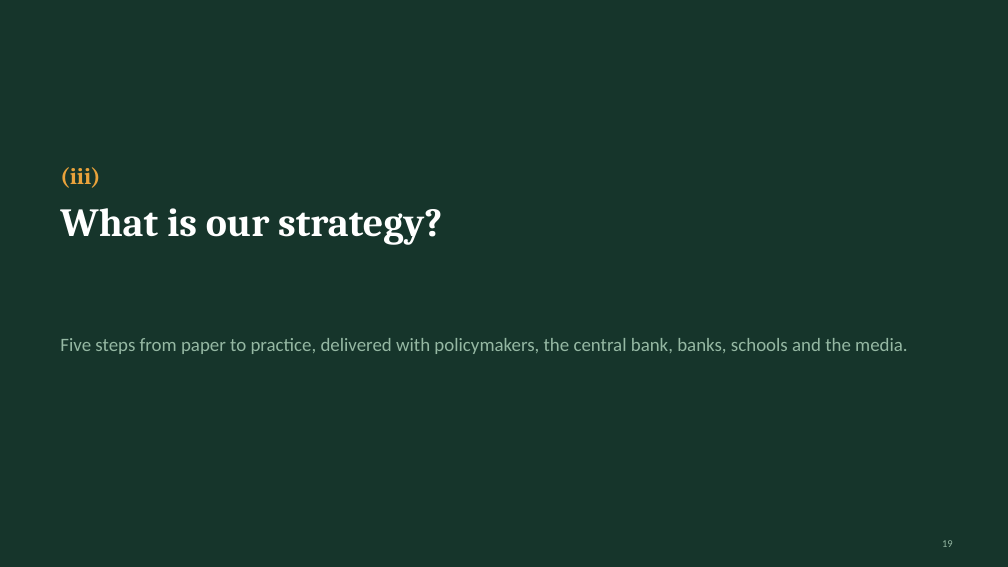
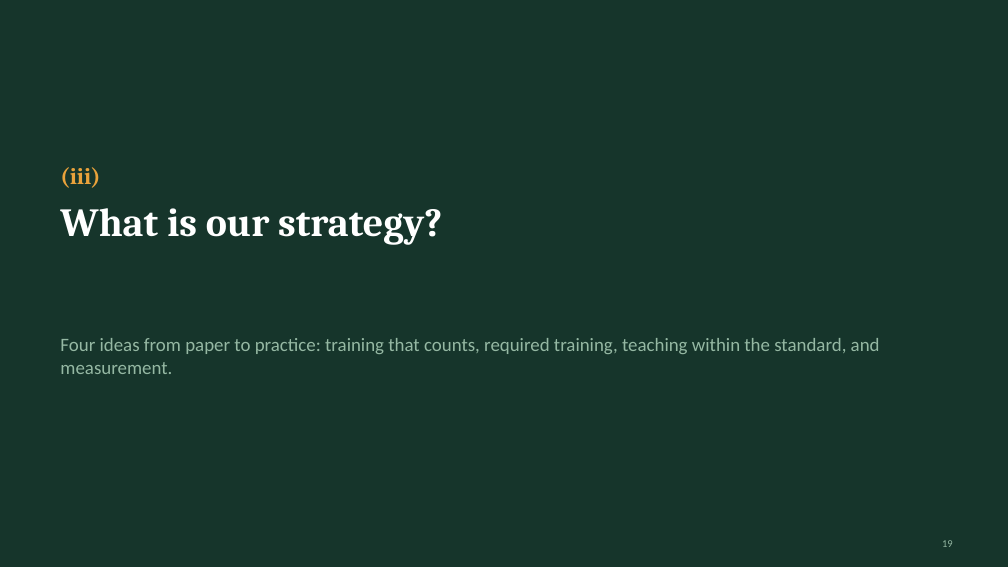
Before and after one commit to ArtisLV890/Elective-Impact-Making-for-the-Competitiveness-and-Data-Driven-Decisions-2026-2027, a slide deck: slide 19 of financial-literacy/presentation/Financial literacy in Latvia - presentation.pptx. Drawn at 1008x567 pixels with LibreOffice and Linux fonts; fonts in the diff are those of the drawing. Boxes give left, top, right and bottom in pixels: in the first picture for what was removed or moved away, otherwise in the second. Text is boxed around its words. In the diff, an @@ line names an element or a change of style, - is before the commit and + after.

```diff
--- a/financial-literacy/presentation/Financial literacy in Latvia - presentation.pptx
+++ b/financial-literacy/presentation/Financial literacy in Latvia - presentation.pptx
@@ text at <box>60,338,880,374</box>: text changed @@
-Five steps from paper to practice, delivered with policymakers, the central bank, banks, schools and the media.
+Four ideas from paper to practice: training that counts, required training, teaching within the standard, and measurement.
```
Also in this commit, not shown: 12 other slides changed, 4 slides added, 1 slide removed, 9 other files.
